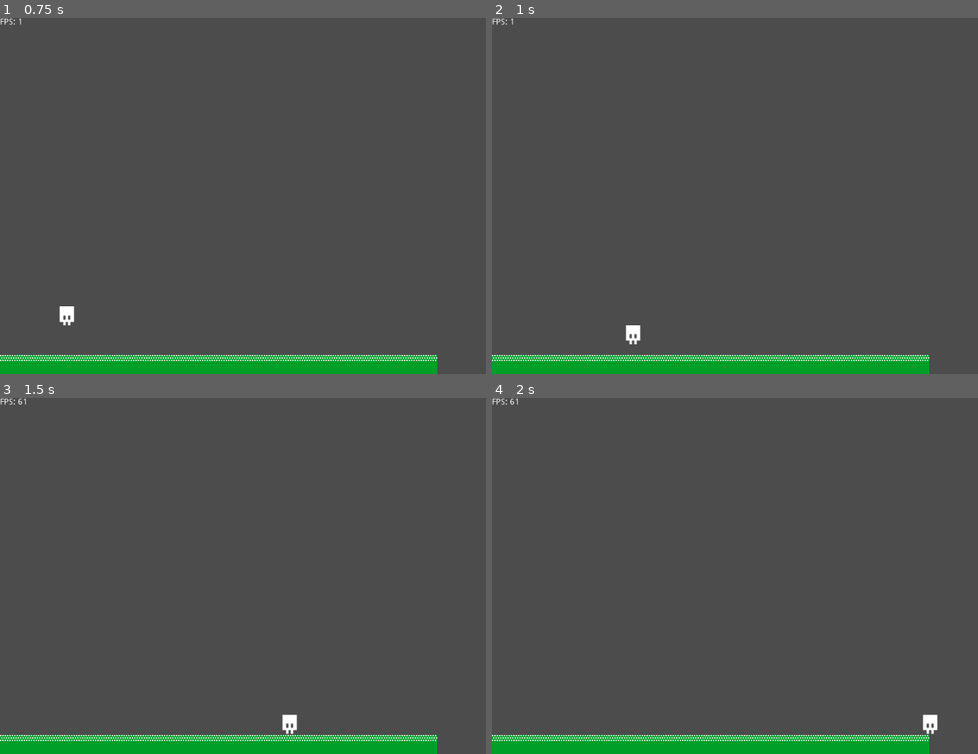
Above: before the commit, frames 1-4 (two rows, left to right).
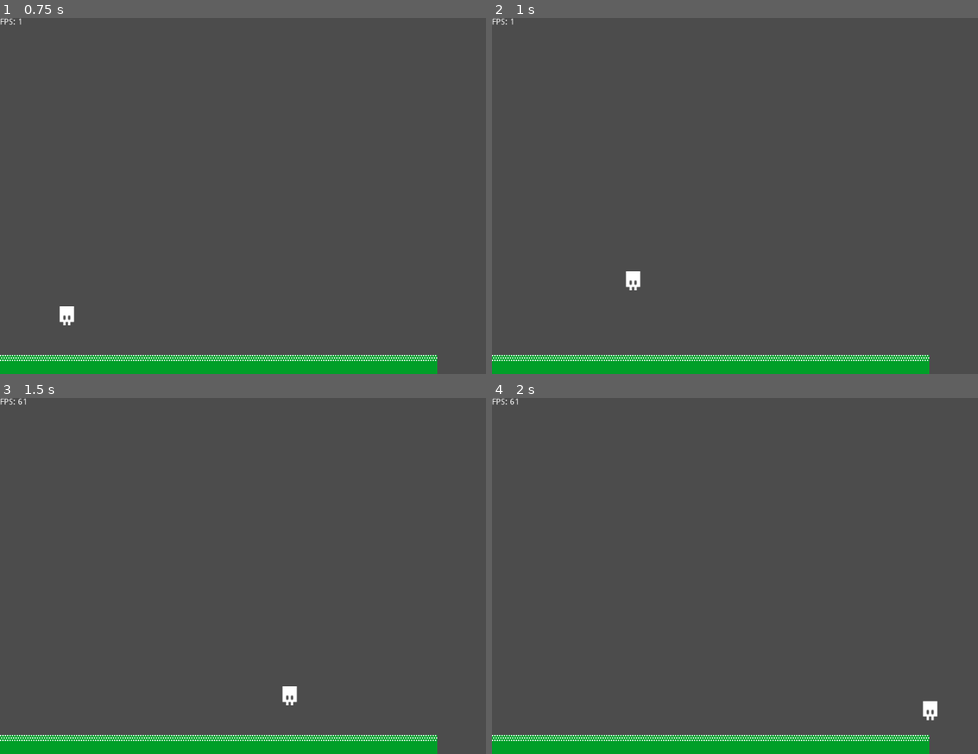
Above: after the commit, the same moments.

Repository: o-Fred-o/Game-mechanic
Game: Godot game, scene res://walking/Walking.tscn
Same seed, same stepped clock (60 frames per second), same inputs: the game is played once before the commit and once after it.
Inputs:
- Up to frame 1 (0.75 s): tap Enter at 0.5 s; hold Right (ui_right) from 0.53 s (still down); tap Space (ui_select) at 0.6 s
- Up to frame 2 (1 s): keep holding Right (ui_right); tap Space (ui_select) at 0.77 s
- Up to frame 3 (1.5 s): keep holding Right (ui_right); tap Space (ui_select) at 1.07, 1.35 s
- Up to frame 4 (2 s): keep holding Right (ui_right); tap Space (ui_select) at 1.52, 1.82 s

Frame 1 is identical in both runs. In frame 2, 0.3% of the frame differs, in the area x 27-31%, y 71-92%; in frame 3, 0.3%, in the area x 58-62%, y 80-95%; in frame 4, 0.2%.

Commit message:
Add double jump

Diff:
--- a/walking/Player.gd
+++ b/walking/Player.gd
@@ -5,38 +5,49 @@
 #Add drag after key release
 export var drag = true
 #Allow the player to use jump button
-export var jumping = true
+export var jump = true
+#Allow double jump
+export var double_jump = true
 
 var max_speed = 500
 var accel_speed = 50
 var jump_speed = -500
 var gravity = 2500
+var jumps = 0
 
 var velocity = Vector2()
 
 func get_input():
 
-    var right = Input.is_action_pressed('ui_right')
-    var left = Input.is_action_pressed('ui_left')
-    var jump = Input.is_action_just_pressed('ui_select')
+    var right_key = Input.is_action_pressed('ui_right')
+    var left_key = Input.is_action_pressed('ui_left')
+    var jump_key = Input.is_action_just_pressed('ui_select')
 
     if !acceleration:
         velocity.x = 0
         accel_speed=max_speed
 
-    if is_on_floor() and jump and jumping:
+    if is_on_floor():
+        if double_jump:
+            jumps = 2
+        else:
+            jumps=1
+
+    if jumps>0 and jump_key and jump:
         velocity.y = jump_speed
+        jumps -=1
 
-    if right:
+    if right_key:
         velocity.x += accel_speed
         if velocity.x>max_speed: velocity.x =max_speed
-    elif left:
+    elif left_key:
         velocity.x -= accel_speed
         if velocity.x<-max_speed: velocity.x =-max_speed
     else:
          if !drag: velocity.x=0
-         if velocity.x>0: velocity.x -= accel_speed
-         if velocity.x<0: velocity.x += accel_speed
+         else:
+             if velocity.x>0: velocity.x -= accel_speed
+             if velocity.x<0: velocity.x += accel_speed
 
 func _physics_process(delta):
     velocity.y += gravity * delta
Not shown, changed: readme.md
